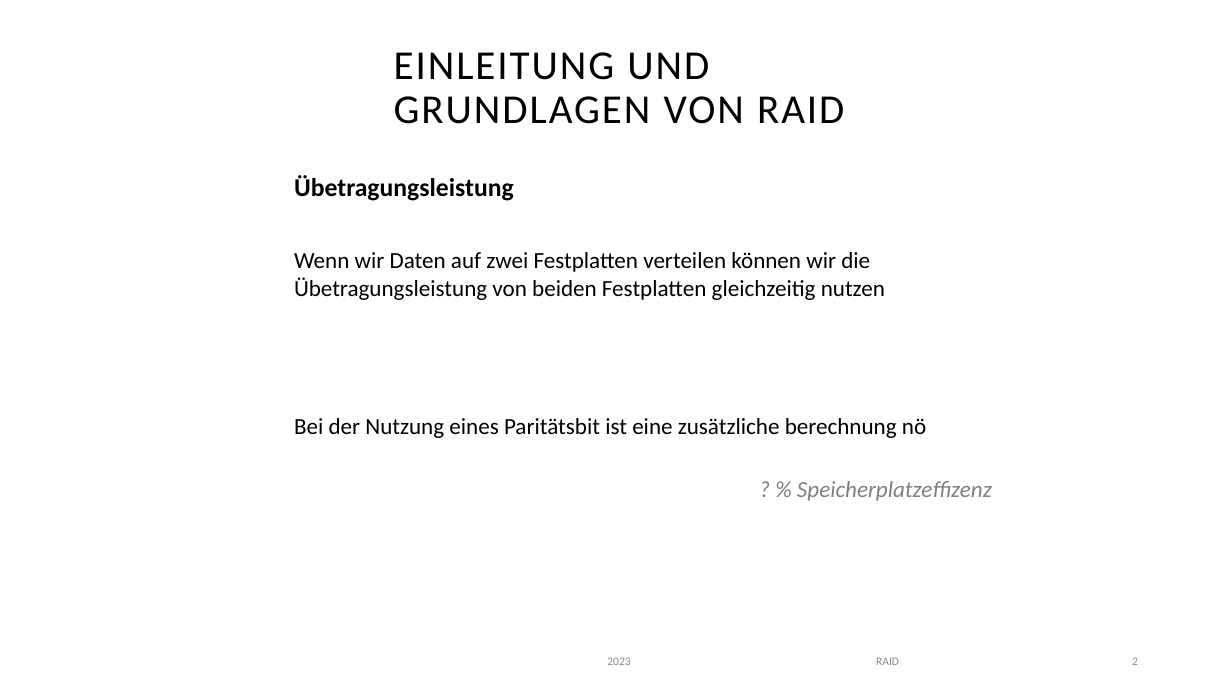
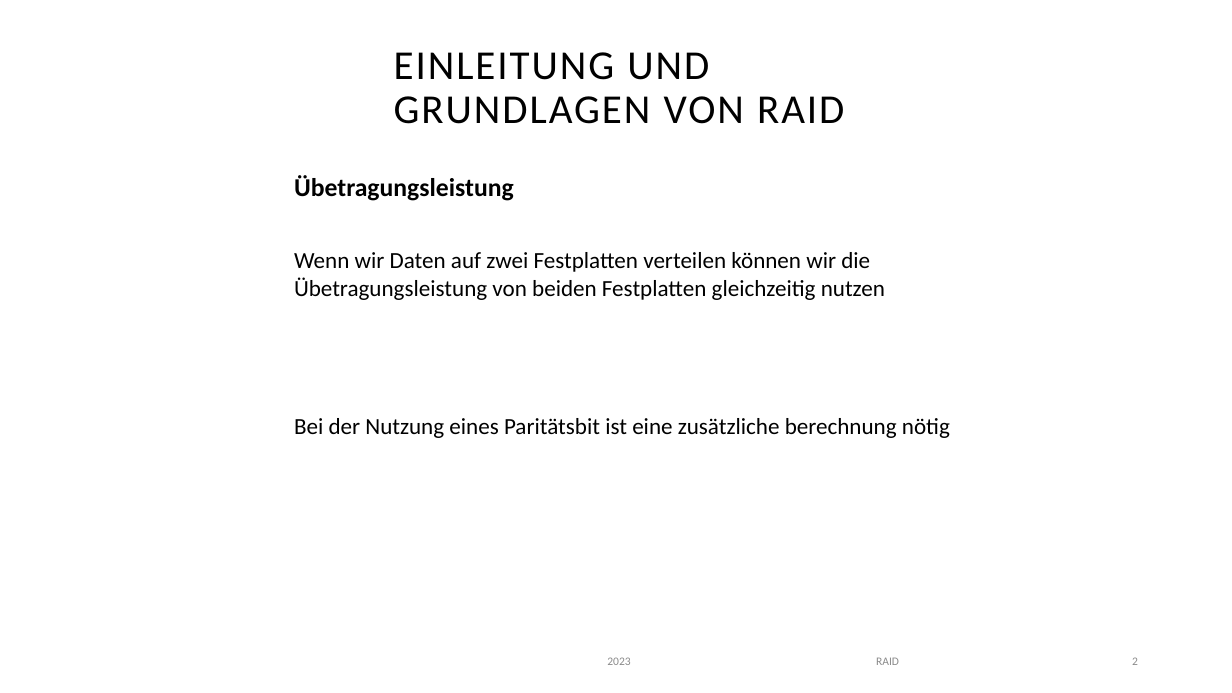
Before and after one commit to FyndetNeo/MultiMediDeutsch, a slide deck: slide 5 of raid-leo.pptx. Drawn at 1232x693 pixels with LibreOffice and Linux fonts; fonts in the diff are those of the drawing; background and template pictures are left out. Boxes give left, top, right and bottom in pixels: in the first picture for what was removed or moved away, otherwise in the second. Text is boxed around its words. In the diff, an @@ line names an element or a change of style, - is before the commit and + after.

```diff
--- a/raid-leo.pptx
+++ b/raid-leo.pptx
@@ text at (x1=294, y1=418, x2=950, y2=438): text changed @@
-Bei der Nutzung eines Paritätsbit ist eine zusätzliche berechnung nö
+Bei der Nutzung eines Paritätsbit ist eine zusätzliche berechnung nötig
@@ text removed at (x1=797, y1=481, x2=992, y2=501) @@
-? % Speicherplatzeffizenz
```
Also in this commit, not shown: 1 other file.
